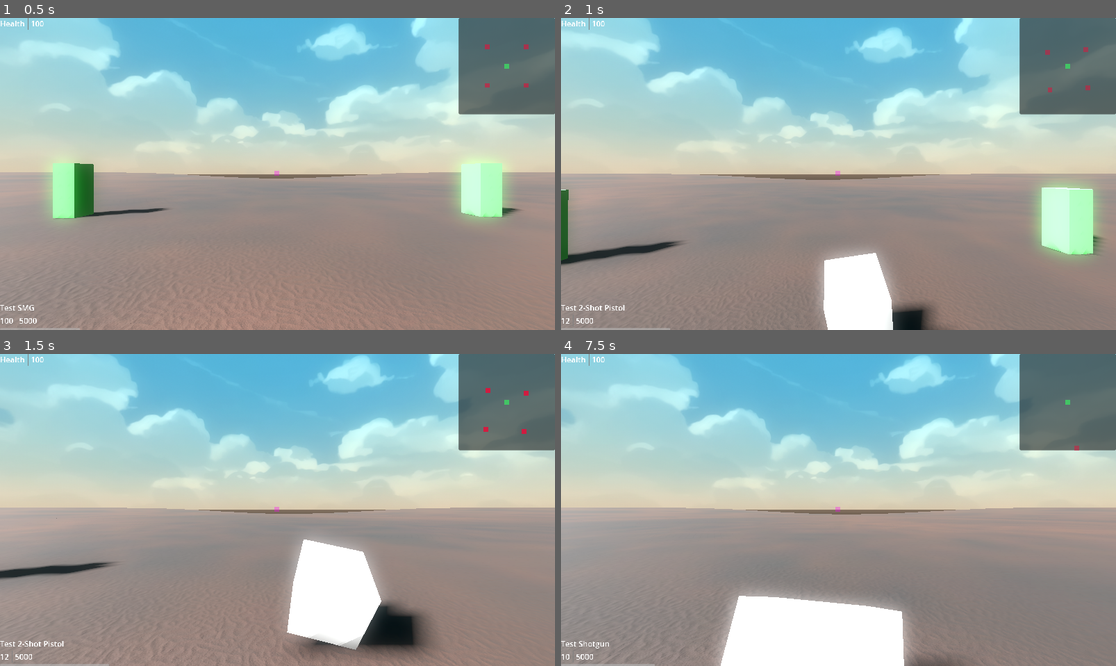
Above: before the commit, frames 1-4 (two rows, left to right).
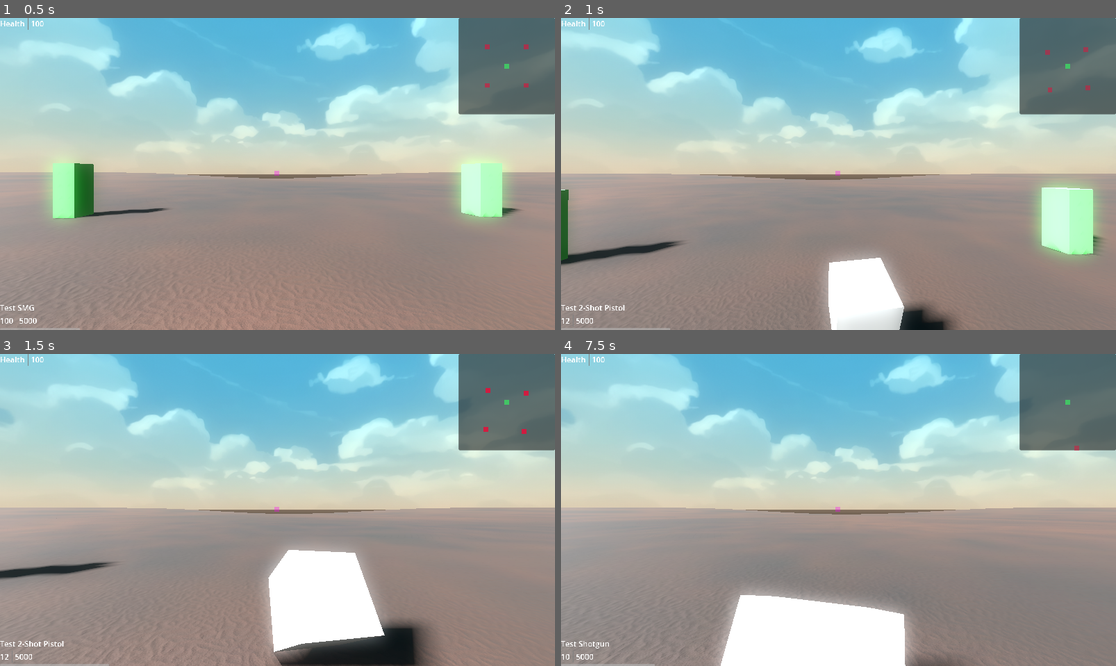
Above: after the commit, the same moments.

Repository: mabanana/FPS-Project-A
Game: Godot game, scene res://test_scene.tscn
The game is run twice, just before and just after one commit, with the same random seed, the same clock (stepped at 60 frames per second) and the same inputs.
Inputs (mouse positions are in pixels of both pictures, inside the frame that each line leads up to):
- Up to frame 1 (0.5 s): no input
- Up to frame 2 (1 s): tap Enter (ui_accept) at 0.5, 0.77 s; move the mouse to (866, 174) at 0.52 s; hold Up (ui_up) from 0.53 s (still down); hold Q (drop_equip) from 0.53 s (still down)
- Up to frame 3 (1.5 s): keep holding Up (ui_up); move the mouse to (249, 510) at 1.27 s; release Q (drop_equip) at 1.28 s; tap 1 (hotkey_1) at 1.35 s
- Up to frame 4 (7.5 s): tap Enter (ui_accept) at 1.52, 3.02, 3.77, 4.52, 6.02, 6.5, 6.77 s; move the mouse to (849, 503) at 2.02 s; hold 2 (hotkey_2) 2.03-2.78 s; move the mouse to (832, 516) at 2.77 s; tap 3 (hotkey_3) at 2.85 s; move the mouse to (877, 513) at 3.52 s; hold 4 (hotkey_4) 3.53-4.28 s; tap R (reload) at 4.15 s; move the mouse to (794, 506) at 4.27 s; tap E (interact) at 4.35 s; move the mouse to (844, 510) at 5.02 s; press the mouse at (844, 510) at 5.03 s; move the mouse to (816, 503) at 5.77 s; release Up (ui_up) at 5.78 s; release the mouse at (816, 503) at 5.78 s; hold Right (ui_right) 5.78-6.53 s; right-click (816, 503) at 5.85 s; move the mouse to (866, 510) at 6.52 s; hold Shift (sprint) 6.53-7.28 s; hold Up (ui_up) from 6.53 s (still down); move the mouse to (810, 510) at 7.27 s; tap Q (drop_equip) at 7.35 s

Frame 1 is identical in both runs. In frame 2, 1.2% of the frame differs, in the area x 0-94%, y 55-100%; in frame 3, 4.7%, in the area x 10-79%, y 52-100%; in frame 4, 0.2%.

Commit message:
Change player shape for ramp navigation

Diff:
--- a/player.tscn
+++ b/player.tscn
@@ -3,7 +3,7 @@
 [ext_resource type="Script" path="res://player.gd" id="1_uj47b"]
 [ext_resource type="Script" path="res://gun_slot.gd" id="2_mm0q3"]
 
-[sub_resource type="BoxShape3D" id="BoxShape3D_roha1"]
+[sub_resource type="SphereShape3D" id="SphereShape3D_lum0b"]
 
 [sub_resource type="BoxMesh" id="BoxMesh_d7rov"]
 
@@ -56,7 +56,7 @@
 
 [node name="CollisionShape3D" type="CollisionShape3D" parent="."]
 transform = Transform3D(1, 0, 0, 0, 1, 0, 0, 0, 1, 0, -0.5, 0)
-shape = SubResource("BoxShape3D_roha1")
+shape = SubResource("SphereShape3D_lum0b")
 
 [node name="MeshInstance3D" type="MeshInstance3D" parent="CollisionShape3D"]
 cast_shadow = 3
